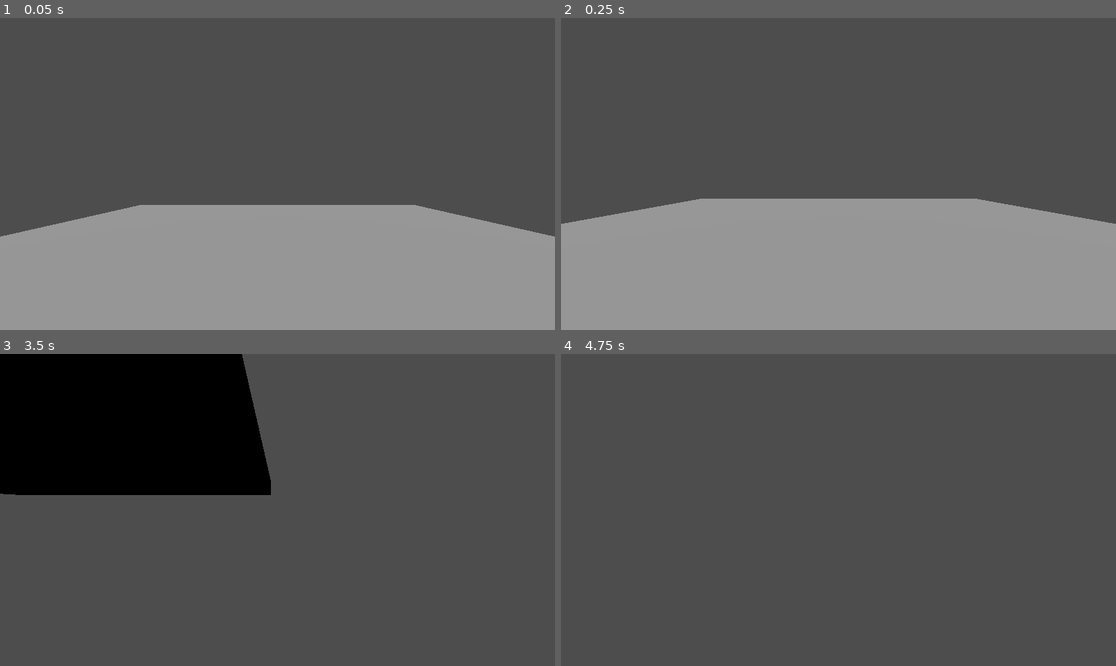
Above: before the commit, frames 1-4 (two rows, left to right).
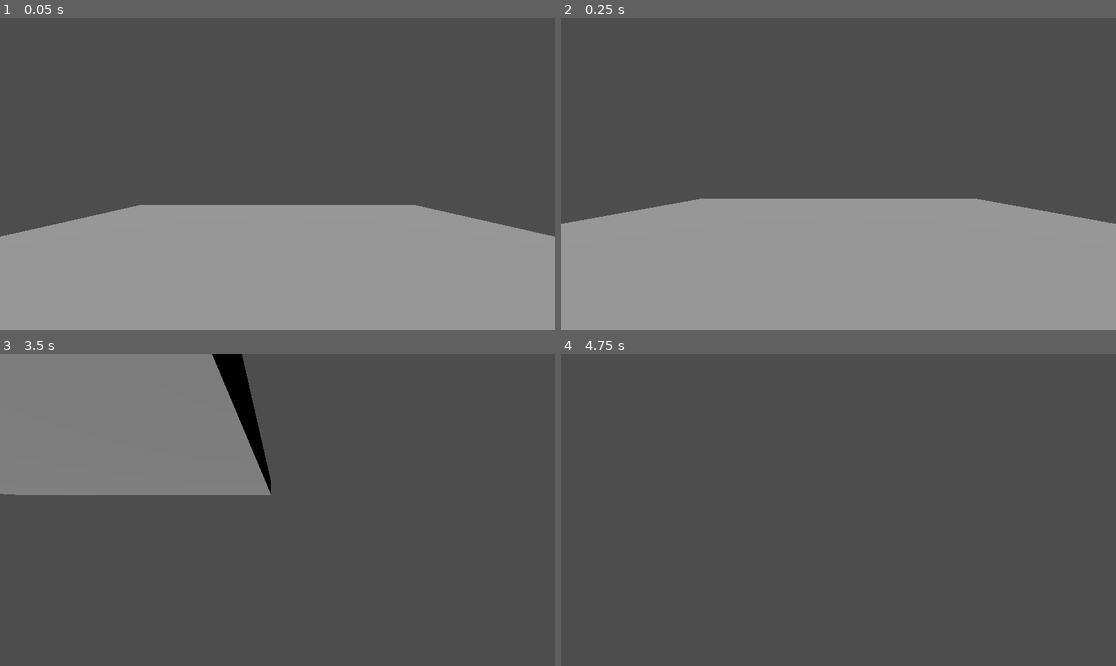
Above: after the commit, the same moments.

Repository: william-v4/flippyflippy
Game: Godot game, scene res://main.tscn
Two runs of this game, one before a commit and one after it. Both use one fixed random seed, a clock stepped at 60 frames per second and the inputs below.
Inputs:
- Up to frame 1 (0.05 s): no input
- Up to frame 2 (0.25 s): no input
- Up to frame 3 (3.5 s): tap Enter at 0.5 s; hold Right (move_right) 0.53-1.28 s; tap Space (jump) at 0.77, 1.52, 2, 3.02 s; hold Down (move_back) 1.28-2.03 s; hold Right (move_right) 2.03-2.78 s; hold Up (move_forward) from 2.78 s (still down)
- Up to frame 4 (4.75 s): release Up (move_forward) at 3.53 s; hold Left (move_left) from 3.53 s (still down); tap Space (jump) at 3.77, 4.52 s; tap Enter at 4.25 s

The runs differ from the first frame. In frame 3, 20% of the frame differs, in the area x 0-49%, y 0-46%; in frame 4, nothing differs.

Commit message:
Add two platforms to a parent Node3D

Diff:
--- a/game_files/main.tscn
+++ b/game_files/main.tscn
@@ -10,13 +10,26 @@
 
 [node name="Main" type="Node"]
 
-[node name="StaticBody3D" type="StaticBody3D" parent="."]
+[node name="Platforms" type="Node3D" parent="."]
 
-[node name="CollisionShape3D" type="CollisionShape3D" parent="StaticBody3D"]
+[node name="PlatformA" type="StaticBody3D" parent="Platforms"]
+
+[node name="CollisionShape3D" type="CollisionShape3D" parent="Platforms/PlatformA"]
 transform = Transform3D(1, 0, 0, 0, 1, 0, 0, 0, 1, 0, -1, 0)
 shape = SubResource("BoxShape3D_fc5pv")
 
-[node name="MeshInstance3D" type="MeshInstance3D" parent="StaticBody3D"]
+[node name="MeshInstance3D" type="MeshInstance3D" parent="Platforms/PlatformA"]
+transform = Transform3D(1, 0, 0, 0, 1, 0, 0, 0, 1, 0, -1, 0)
+mesh = SubResource("BoxMesh_3s3ya")
+
+[node name="PlatformB" type="StaticBody3D" parent="Platforms"]
+transform = Transform3D(1, 0, 0, 0, 1, 0, 0, 0, 1, 0, 30, 0)
+
+[node name="CollisionShape3D" type="CollisionShape3D" parent="Platforms/PlatformB"]
+transform = Transform3D(1, 0, 0, 0, 1, 0, 0, 0, 1, 0, -1, 0)
+shape = SubResource("BoxShape3D_fc5pv")
+
+[node name="MeshInstance3D" type="MeshInstance3D" parent="Platforms/PlatformB"]
 transform = Transform3D(1, 0, 0, 0, 1, 0, 0, 0, 1, 0, -1, 0)
 mesh = SubResource("BoxMesh_3s3ya")
 
@@ -25,6 +38,9 @@
 gravity_acceleration_scalar = 25
 
 [node name="DirectionalLight3D" type="DirectionalLight3D" parent="."]
-transform = Transform3D(1, 0, 0, 0, 1.19249e-08, 1, 0, -1, 1.19249e-08, 0, 5, 0)
-shadow_enabled = true
+transform = Transform3D(1, 0, 0, 0, -1.74483e-05, 1, 0, -1, -1.74483e-05, 0, 10, 0)
 sky_mode = 1
+
+[node name="DirectionalLight3D2" type="DirectionalLight3D" parent="."]
+transform = Transform3D(1, 0, 0, 0, 0.707107, -0.707107, 0, 0.707107, 0.707107, 0, 20, 0)
+sky_mode = 1
